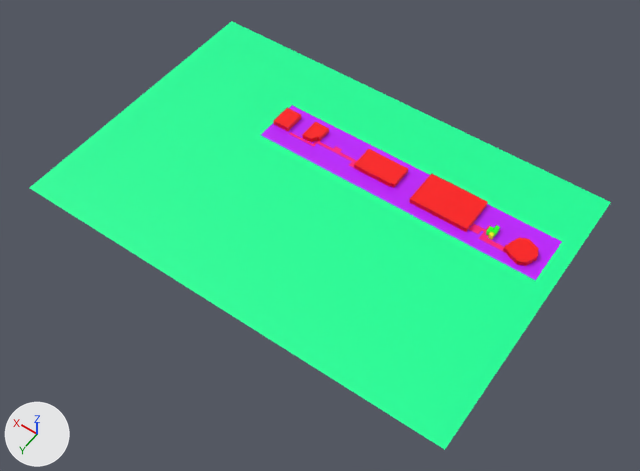
An edit to the glTF model assets/models/njc-b2.glb, drawn before and after from the same camera.
One viewpoint serves both versions: a 50 mm camera at (-3.6, 23.5, 25.1) aimed at (8.2, 7.0, -0.9). Lighting does not change. The marker at lower left points along +X, +Y and +Z. The picture after the commit comes second. Vertices at exactly the same position are counted once.
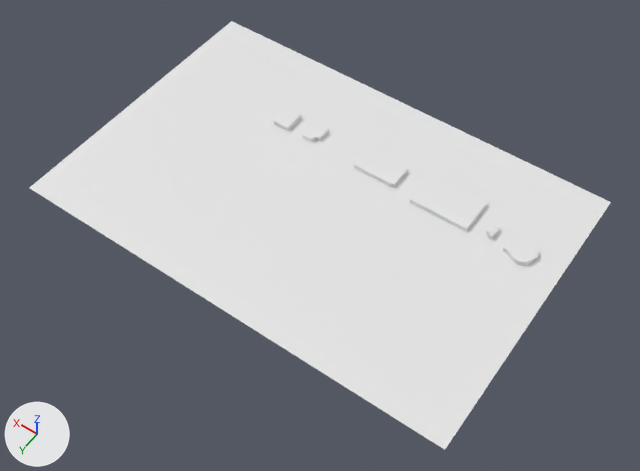
Where the newer file only moved an object's origin or applied its transform, the numbers keep the older frame.

The change, as a diff of the scene's bpy script:
```diff
--- a/assets/models/njc-b2.glb.py
+++ b/assets/models/njc-b2.glb.py
@@ me_loose_entity__001 @@
 me_loose_entity__001.from_pydata(...)  # 26 vertices, 48 faces; spans x -0.574..0.574, y -0.549..0.549, z 0.0..0.2
-me_loose_entity__001.materials.append(mat_object)  # red #ff0000
@@ me_loose_entity__007 @@
 me_loose_entity__007.from_pydata(...)  # 8 vertices, 12 faces; spans x -1.2..1.2, y -0.77..0.77, z 0.0..0.2
-me_loose_entity__007.materials.append(mat_object)  # red #ff0000
@@ me_loose_entity__008 @@
 me_loose_entity__008.from_pydata(...)  # 12 vertices, 20 faces; spans x -0.89..0.89, y -0.51..0.51, z 0.0..0.2
-me_loose_entity__008.materials.append(mat_object)  # red #ff0000
@@ me_loose_entity__009 @@
 me_loose_entity__009.from_pydata(...)  # 36 vertices, 68 faces; spans x -0.322..0.322, y -0.438..0.438, z 0.0..0.2
-me_loose_entity__009.materials.append(mat_object)  # red #ff0000
@@ me_loose_entity__010 @@
 me_loose_entity__010.from_pydata(...)  # 8 vertices, 12 faces; spans x -0.346..0.346, y -0.453..0.453, z 0.0..0.2
-me_loose_entity__010.materials.append(mat_object)  # red #ff0000
@@ me_loose_entity__006 @@
 me_loose_entity__006.from_pydata(...)  # 113 vertices, 141 faces; spans x -6.0..6.0, y -1.03..1.03, z 0.0
-me_loose_entity__006.materials.append(mat_base)  # purple #bc00ff
@@ me_loose_entity @@
 me_loose_entity.from_pydata(...)  # 16 vertices, 32 faces; spans x -9.0..9.0, y -6.0..6.0, z 0.0
-me_loose_entity.materials.append(mat_grey)  # green #00ff97
@@ me_loose_entity__005 @@
 # used by ob_foot; location = (2.91, 3.96, 0.0)
-me_loose_entity__005.from_pydata(...)  # 32 vertices, 60 faces; spans x -0.725..0.725, y -0.371..0.371, z 0.0..0.001
+me_loose_entity__005.from_pydata(...)  # 60 vertices, 112 faces; spans x -0.725..8.874, y -0.38..0.371, z 0.0..0.001
+# me_loose_entity__005 part 1: a new loose piece of 28 vertices spanning x 5.788..8.874, y -0.38..0.134, z 0.0..0.001
+# me_loose_entity__005 part 2: 60 faces spanning x -0.725..0.725, y -0.371..0.371, z 0.0..0.001 switch from mat_foot (pink #ff0080) to no material
@@ ob_foot_001 @@
-ob_foot_001 = bpy.data.objects.new('Foot.001', me_loose_entity__016)
-ob_foot_001.location = (10.24, 3.84, 0.0)
```

What differs and where, as boxes [x1, y1, x2, y2] in the pictures (640 x 471 px):
'Grey', recoloured (green to white)
    both: [29, 21, 611, 450]
'Base', recoloured (purple to white)
    both: [261, 105, 562, 280]
'Object.001', recoloured (red to white)
    both: [409, 174, 488, 232]
'Object.002', recoloured (red to white)
    both: [354, 149, 408, 188]
'Object', recoloured (red to white)
    both: [503, 237, 538, 266]
'Object.004', recoloured (red to white)
    both: [274, 108, 301, 131]
'Object.003', recoloured (red to white)
    both: [302, 122, 329, 142]
'Foot.001', deleted
    before: [289, 132, 357, 168]
part 1 of me_loose_entity__005, added
    after: [289, 132, 357, 168]
part 2 of me_loose_entity__005, recoloured (pink to white)
    both: [469, 223, 504, 251]
